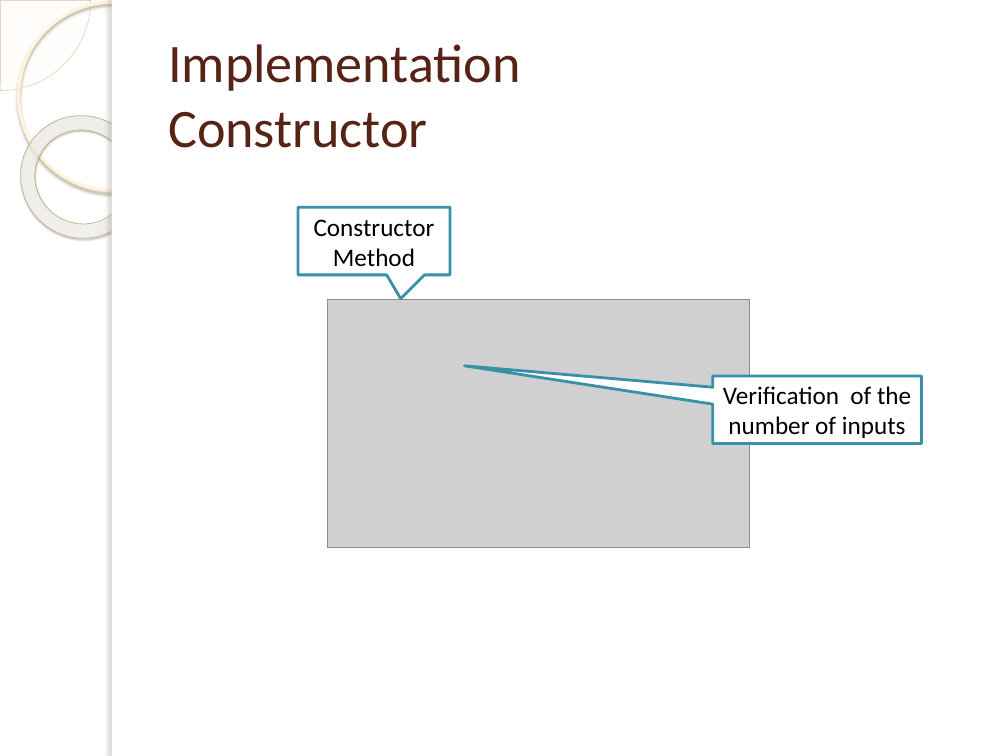
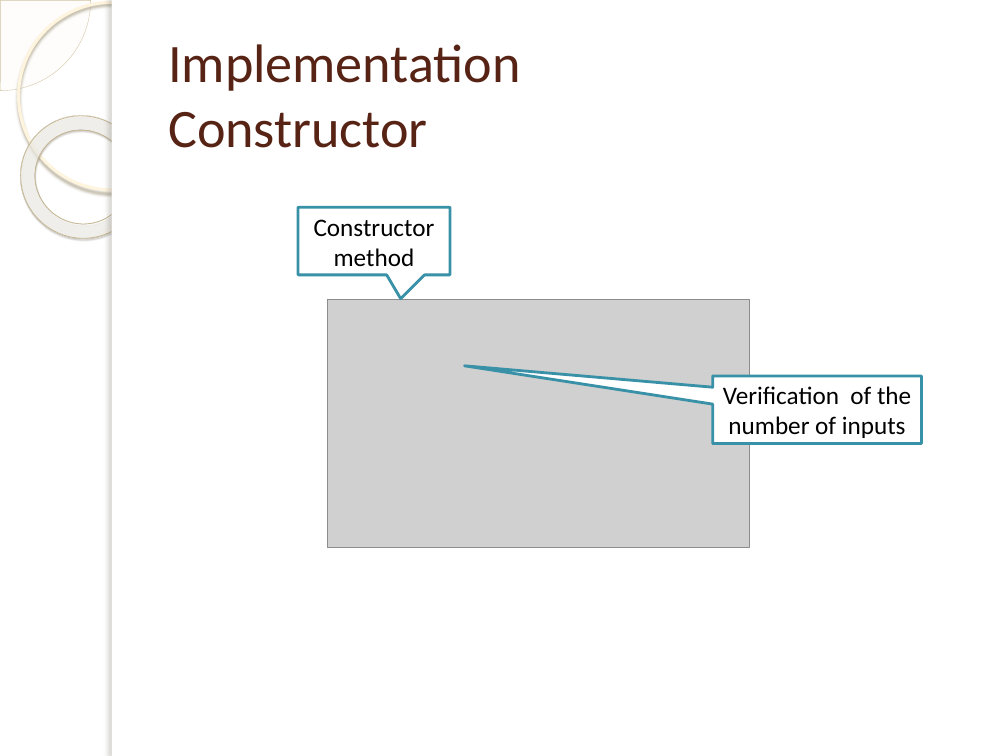
Before and after one commit to isamubr/ece405group6, a slide deck: slide 21 of 4305 Final Presentation.pptx (slide 16 before the commit). Drawn at 1008x756 pixels with LibreOffice and Linux fonts; fonts in the diff are those of the drawing; grey boxes stand for pictures; background and template pictures are left out. Boxes give left, top, right and bottom in pixels: in the first picture for what was removed or moved away, otherwise in the second. Text is boxed around its words. In the diff, an @@ line names an element or a change of style, - is before the commit and + after.

```diff
--- a/4305 Final Presentation.pptx
+++ b/4305 Final Presentation.pptx
@@ text in speech box at box(314, 219, 435, 266): text changed @@
-Constructor Method
+Constructor method
```
Also in this commit, not shown: 8 other slides changed, 8 slides added.
